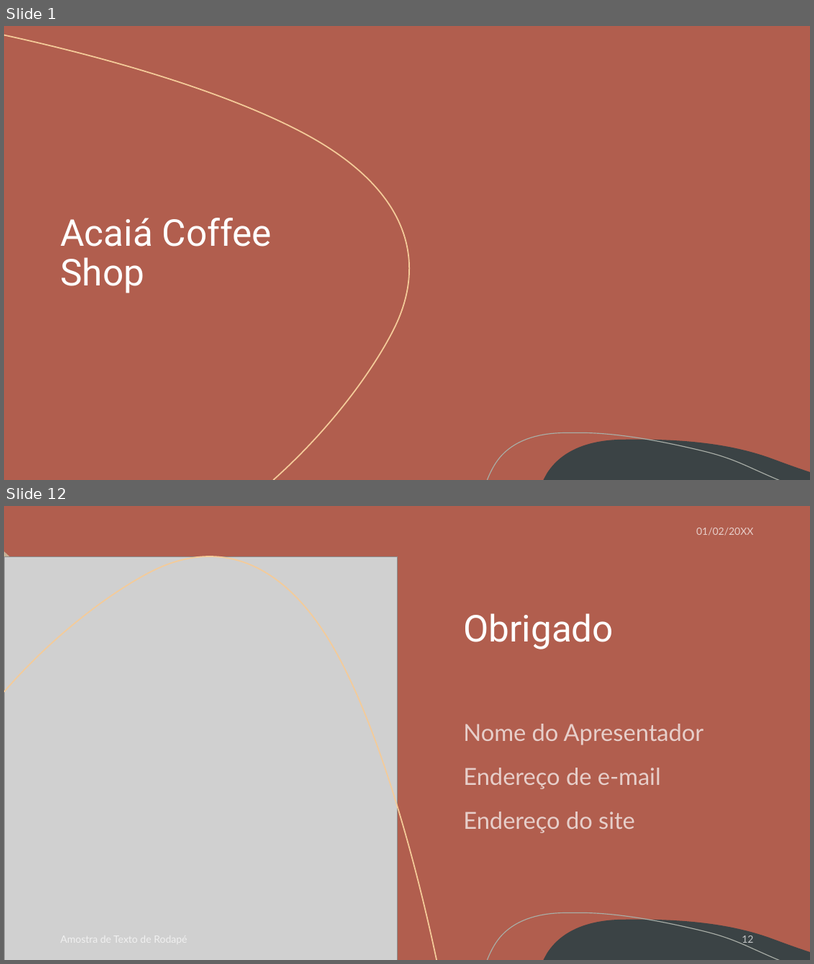
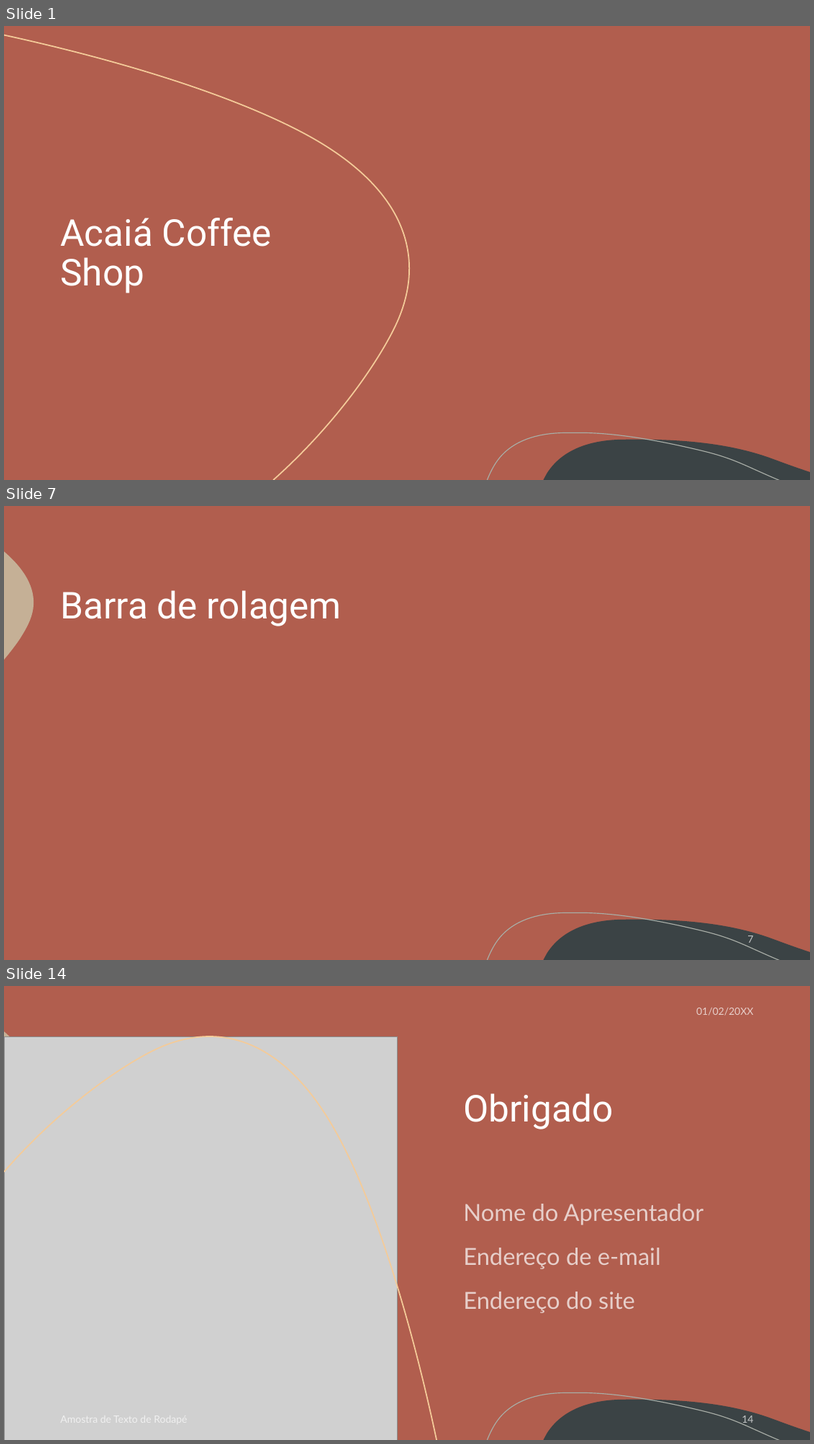
Before and after one commit to G4brielSilva/Focus-Trainee, a slide deck: Site/Acaiá Coffee Shop.pptx. Shown one above the other, each under a label of ours: slides 1 and 12 before the commit, slides 1, 7 and 14 after it; the slides between them are not shown. The pictures are 814x964 and 814x1444 pixels, drawn with LibreOffice and Linux fonts; fonts in the diff are those of the drawing; grey boxes stand for pictures; background and template pictures are left out. Boxes give left, top, right and bottom in pixels: in the first picture for what was removed or moved away, otherwise in the second. Text is boxed around its words. In the diff, an @@ line names an element or a change of style, - is before the commit and + after.

```diff
--- a/Site/Acaiá Coffee Shop.pptx
+++ b/Site/Acaiá Coffee Shop.pptx
@@ slide 7 added at [4, 506, 810, 960], background #B15E4E; not listed: 3 template elements that a slide beside it also shows @@
@@ title added at [60, 590, 342, 626], 44 pt, text #FFFFFF @@
+Barra de rolagem
@@ page number added at [748, 935, 754, 942], 12 pt, text #FFFFFF at 70% opacity @@
+7
@@ what was slide 12 is now slide 14 @@
@@ page number at [742, 1415, 754, 1424]: text changed @@
-12
+14
```
Also in this commit, not shown: 10 slides changed, 1 other slide added, 1 other file.
